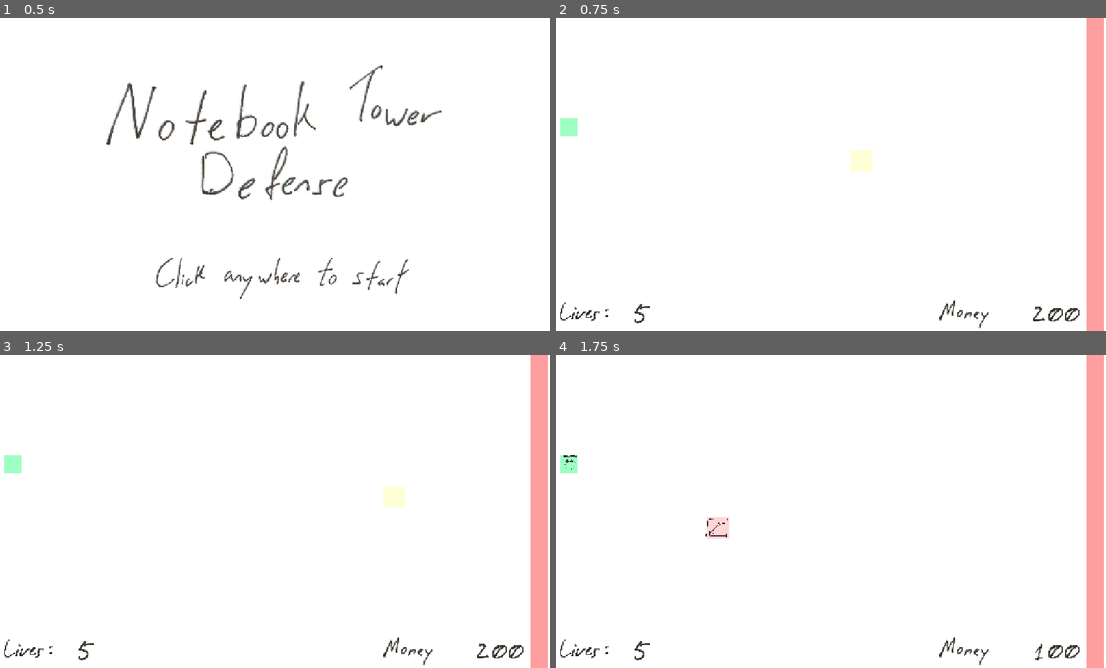
Above: before the commit, frames 1-4 (two rows, left to right).
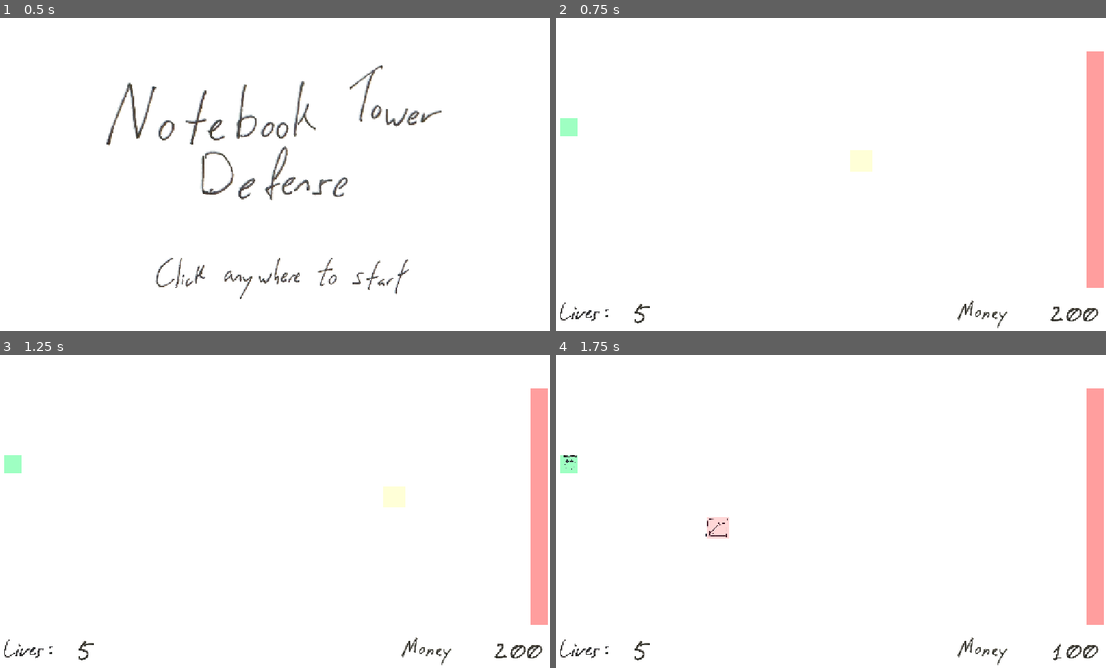
Above: after the commit, the same moments.

Repository: OzuYatamutsu/notebook-tower-defense
Game: Godot game, scene res://levels/StartScreen.tscn
Same seed, same stepped clock (60 frames per second), same inputs: the game is played once before the commit and once after it.
Inputs (mouse positions are in pixels of both pictures, inside the frame that each line leads up to):
- Up to frame 1 (0.5 s): no input
- Up to frame 2 (0.75 s): move the mouse to (952, 158) at 0.52 s; click (952, 158) at 0.67 s
- Up to frame 3 (1.25 s): no input
- Up to frame 4 (1.75 s): move the mouse to (715, 527) at 1.27 s; click (715, 527) at 1.42 s

Frame 1 is identical in both runs. In frame 2, 1.2% of the frame differs, in the area x 69-100%, y 0-100%; in frame 3, 1.2%; in frame 4, 1.2%.

Commit message:
Add waves meter to UI

Diff:
--- /dev/null
+++ b/components/WaveMeter.tscn
@@ -0,0 +1,107 @@
+[gd_scene load_steps=16 format=3 uid="uid://bud4ymw0n8vf8"]
+
+[ext_resource type="Script" uid="uid://bba6nvl5wvwys" path="res://components/wave_meter.gd" id="1_euupa"]
+[ext_resource type="Texture2D" uid="uid://c55awvfsfogwj" path="res://sprites/wave_label.png" id="1_qaemf"]
+[ext_resource type="Texture2D" uid="uid://cpx32kpmrfcov" path="res://sprites/num0.png" id="3_52fhu"]
+[ext_resource type="Texture2D" uid="uid://cn6nqp74duu6q" path="res://sprites/num1.png" id="4_lx001"]
+[ext_resource type="Texture2D" uid="uid://mmgdxhvjffud" path="res://sprites/num2.png" id="5_n3po7"]
+[ext_resource type="Texture2D" uid="uid://binpecfwik3ji" path="res://sprites/num3.png" id="6_68v1r"]
+[ext_resource type="Texture2D" uid="uid://bq4bbj7gjudud" path="res://sprites/num4.png" id="7_4g8aq"]
+[ext_resource type="Texture2D" uid="uid://ctyktknbbe3jt" path="res://sprites/num5.png" id="8_b88cu"]
+[ext_resource type="Texture2D" uid="uid://bx50aqogqvvjg" path="res://sprites/num6.png" id="9_xbueo"]
+[ext_resource type="Texture2D" uid="uid://88sj41v71jb" path="res://sprites/num7.png" id="10_755ow"]
+[ext_resource type="Texture2D" uid="uid://bmler41lapjay" path="res://sprites/num8.png" id="11_atprf"]
+[ext_resource type="Texture2D" uid="uid://dkdaoi6wuh32r" path="res://sprites/num9.png" id="12_cksb2"]
+[ext_resource type="Texture2D" uid="uid://dgm6mxbsaplku" path="res://sprites/null_digit.png" id="13_xe15v"]
+[ext_resource type="Texture2D" uid="uid://twr02whjyqt8" path="res://sprites/slash_label.png" id="14_7j6pc"]
+
+[sub_resource type="SpriteFrames" id="SpriteFrames_f4f5w"]
+animations = [{
+"frames": [{
+"duration": 1.0,
+"texture": ExtResource("3_52fhu")
+}, {
+"duration": 1.0,
+"texture": ExtResource("4_lx001")
+}, {
+"duration": 1.0,
+"texture": ExtResource("5_n3po7")
+}, {
+"duration": 1.0,
+"texture": ExtResource("6_68v1r")
+}, {
+"duration": 1.0,
+"texture": ExtResource("7_4g8aq")
+}, {
+"duration": 1.0,
+"texture": ExtResource("8_b88cu")
+}, {
+"duration": 1.0,
+"texture": ExtResource("9_xbueo")
+}, {
+"duration": 1.0,
+"texture": ExtResource("10_755ow")
+}, {
+"duration": 1.0,
+"texture": ExtResource("11_atprf")
+}, {
+"duration": 1.0,
+"texture": ExtResource("12_cksb2")
+}, {
+"duration": 1.0,
+"texture": ExtResource("13_xe15v")
+}],
+"loop": true,
+"name": &"default",
+"speed": 0.0
+}]
+
+[node name="WaveMeter" type="Control" groups=["wave_meter"]]
+layout_mode = 3
+anchors_preset = 15
+anchor_right = 1.0
+anchor_bottom = 1.0
+grow_horizontal = 2
+grow_vertical = 2
+script = ExtResource("1_euupa")
+
+[node name="WaveLabel" type="TextureRect" parent="."]
+layout_mode = 0
+offset_right = 40.0
+offset_bottom = 40.0
+texture = ExtResource("1_qaemf")
+
+[node name="one_digit" type="Node2D" parent="."]
+
+[node name="digit1" type="AnimatedSprite2D" parent="one_digit"]
+position = Vector2(250, 388)
+sprite_frames = SubResource("SpriteFrames_f4f5w")
+
+[node name="two_digit" type="Node2D" parent="."]
+
+[node name="digit1" type="AnimatedSprite2D" parent="two_digit"]
+position = Vector2(180, 390)
+sprite_frames = SubResource("SpriteFrames_f4f5w")
+
+[node name="digit2" type="AnimatedSprite2D" parent="two_digit"]
+position = Vector2(320, 390)
+sprite_frames = SubResource("SpriteFrames_f4f5w")
+
+[node name="of_total" type="Node2D" parent="."]
+position = Vector2(40, 210)
+scale = Vector2(0.5, 0.5)
+
+[node name="Slash" type="TextureRect" parent="of_total"]
+offset_left = 115.0
+offset_top = 388.0
+offset_right = 615.0
+offset_bottom = 888.0
+texture = ExtResource("14_7j6pc")
+
+[node name="digit1" type="AnimatedSprite2D" parent="of_total"]
+position = Vector2(458, 634)
+sprite_frames = SubResource("SpriteFrames_f4f5w")
+
+[node name="digit2" type="AnimatedSprite2D" parent="of_total"]
+position = Vector2(592, 628)
+sprite_frames = SubResource("SpriteFrames_f4f5w")
--- a/components/game_state.gd
+++ b/components/game_state.gd
@@ -5,6 +5,7 @@
 const MOBS_GROUP = "mobs"
 const TOWERS_GROUP = "towers"
 const PROJECTILES_GROUP = "projectiles"
+
 const MONEY_METER_GROUP = "money_meter"
 const LIVES_METER_GROUP = "lives_meter"
 
@@ -13,8 +14,10 @@
 @export var PLAYER_MONEY_REMAINING: int
 
 var CURRENT_LEVEL: Level
+
 var MONEY_METER: MoneyMeter
 var LIVES_METER: LivesMeter
+var WAVE_METER: WaveMeter
 
 func _on_level_load() -> void:
     # Call this as a last step after the level is loaded
--- /dev/null
+++ b/components/wave_meter.gd
@@ -0,0 +1,2 @@
+class_name WaveMeter
+extends Control
--- a/levels/level.gd
+++ b/levels/level.gd
@@ -2,12 +2,15 @@
 extends Node
 
 const LEVEL_SPAWNER_GROUP = "level_spawner"
+const WAVE_METER_GROUP = "wave_meter"
+
 const WAVE_TIMER_SECS = 15.0
 
 var WAVE_CONTENTS: Array[Dictionary]
 var WAVES: Array[Wave] = []
 var CURRENT_WAVE: Wave
 var CURRENT_WAVE_TIMER: Timer
+var WAVE_METER: WaveMeter
 var SPAWNER: LevelSpawn
 
 @export var CURRENT_WAVE_NUM = 0
@@ -17,6 +20,8 @@
 
     SPAWNER = get_tree().get_first_node_in_group(LEVEL_SPAWNER_GROUP)
     SPAWNER.spawn_mob.connect(_on_spawn_signal)
+
+    WAVE_METER = get_tree().get_first_node_in_group(WAVE_METER_GROUP)
 
     CURRENT_WAVE_TIMER = Timer.new()
     CURRENT_WAVE_TIMER.wait_time = WAVE_TIMER_SECS
--- a/levels/test_level.tscn
+++ b/levels/test_level.tscn
@@ -19,7 +19,7 @@
 grow_horizontal = 0
 grow_vertical = 0
 scale = Vector2(0.3, 0.3)
-pivot_offset = Vector2(-575, -165)
+pivot_offset = Vector2(-515, -165)
 
 [node name="LivesMeter" parent="UI" instance=ExtResource("3_e7anx")]
 anchors_preset = 2
@@ -55,7 +55,7 @@
 
 [node name="LevelHitbox" parent="." instance=ExtResource("3_gmgay")]
 position = Vector2(1255, 349)
-scale = Vector2(1, 19.35)
+scale = Vector2(1, 13.6)
 
 [node name="LevelSpawn" parent="." instance=ExtResource("5_o6mel")]
 position = Vector2(44, 251)
--- a/project.godot
+++ b/project.godot
@@ -29,6 +29,7 @@
 
 money_meter=""
 lives_meter=""
+wave_meter=""
 
 [layer_names]
 
Not shown, added: components/wave_meter.gd.uid
